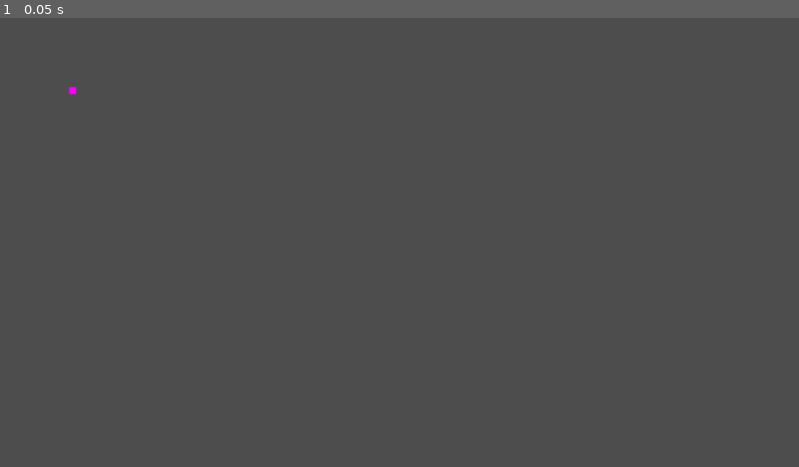
Above: before the commit, frame 1.
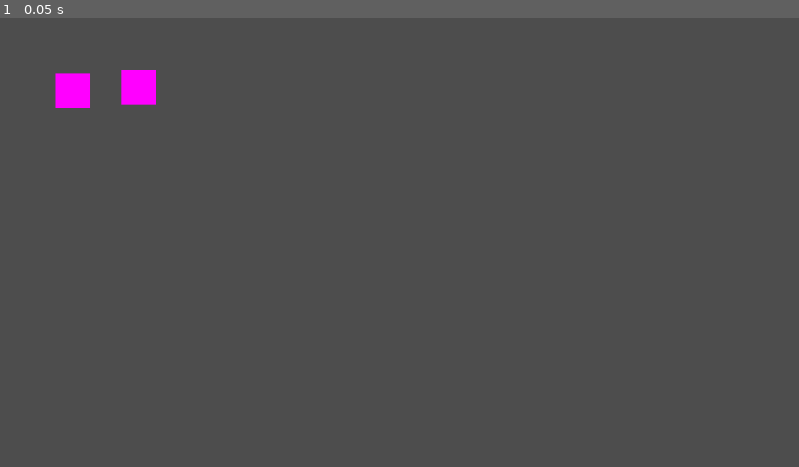
Above: after the commit, the same moment.

Repository: riioze/GameJamFevrier2024
Game: Godot game, scene res://scenes/main.tscn
The game is run twice, just before and just after one commit, with the same random seed, the same clock (stepped at 60 frames per second) and the same inputs.
Inputs:
- Up to frame 1 (0.05 s): no input

The runs differ from the first frame. In frame 1, 0.7% of the frame differs, in the area x 6-20%, y 11-21%.

Commit message:
hands colliding

Diff:
--- a/project.godot
+++ b/project.godot
@@ -37,6 +37,26 @@
 "events": [Object(InputEventJoypadMotion,"resource_local_to_scene":false,"resource_name":"","device":-1,"axis":1,"axis_value":1.0,"script":null)
 ]
 }
+MoveRightArmToLeft={
+"deadzone": 0.5,
+"events": [Object(InputEventJoypadMotion,"resource_local_to_scene":false,"resource_name":"","device":-1,"axis":2,"axis_value":-1.0,"script":null)
+]
+}
+MoveRightArmToRight={
+"deadzone": 0.5,
+"events": [Object(InputEventJoypadMotion,"resource_local_to_scene":false,"resource_name":"","device":-1,"axis":2,"axis_value":1.0,"script":null)
+]
+}
+MoveRightArmToTop={
+"deadzone": 0.5,
+"events": [Object(InputEventJoypadMotion,"resource_local_to_scene":false,"resource_name":"","device":-1,"axis":3,"axis_value":-1.0,"script":null)
+]
+}
+MoveRightArmToBottom={
+"deadzone": 0.5,
+"events": [Object(InputEventJoypadMotion,"resource_local_to_scene":false,"resource_name":"","device":-1,"axis":3,"axis_value":1.0,"script":null)
+]
+}
 
 [rendering]
 
--- a/scenes/main.tscn
+++ b/scenes/main.tscn
@@ -1,8 +1,9 @@
-[gd_scene load_steps=6 format=3 uid="uid://w6urfwl08wuc"]
+[gd_scene load_steps=7 format=3 uid="uid://w6urfwl08wuc"]
 
 [ext_resource type="PackedScene" uid="uid://bkjy1n2vkd507" path="res://scenes/object.tscn" id="1_vlfrj"]
 [ext_resource type="PackedScene" uid="uid://dewgpxn4sdq1a" path="res://scenes/arms.tscn" id="2_2nug3"]
-[ext_resource type="Script" path="res://scenes/arms/LeftArmScript.gd" id="3_t561l"]
+[ext_resource type="Script" path="res://scripts/arms/LeftHandRigidBody.gd" id="3_t561l"]
+[ext_resource type="Script" path="res://scripts/arms/RightHandRigidBody.gd" id="4_5vy6y"]
 
 [sub_resource type="PlaceholderTexture2D" id="PlaceholderTexture2D_yxqf0"]
 
@@ -16,23 +17,27 @@
 
 [node name="arms" parent="game" instance=ExtResource("2_2nug3")]
 
-[node name="LeftArmRigidBody" type="RigidBody2D" parent="game/arms"]
+[node name="LeftHandRigidBody" type="RigidBody2D" parent="game/arms" node_paths=PackedStringArray("OTHER_ARM")]
 mass = 10.0
 gravity_scale = 0.0
 script = ExtResource("3_t561l")
+OTHER_ARM = NodePath("../RIghtHandRigidBody")
 
-[node name="LeftArmCollisionShape" type="CollisionPolygon2D" parent="game/arms/LeftArmRigidBody"]
-polygon = PackedVector2Array(0, 0, 0, 10, 10, 10, 10, 0)
+[node name="LeftHandCollisionShape" type="CollisionPolygon2D" parent="game/arms/LeftHandRigidBody"]
+polygon = PackedVector2Array(0, 0, 0, 50, 50, 50, 50, 0)
 
-[node name="Sprite2D" type="Sprite2D" parent="game/arms/LeftArmRigidBody"]
+[node name="Sprite2D" type="Sprite2D" parent="game/arms/LeftHandRigidBody"]
 position = Vector2(5, 5)
-scale = Vector2(10, 10)
+scale = Vector2(50, 50)
 texture = SubResource("PlaceholderTexture2D_yxqf0")
 
-[node name="RIghtArmRigidBody" type="RigidBody2D" parent="game/arms"]
+[node name="RIghtHandRigidBody" type="RigidBody2D" parent="game/arms"]
+gravity_scale = 0.0
+script = ExtResource("4_5vy6y")
 
-[node name="RightArmCollisionShape" type="CollisionPolygon2D" parent="game/arms/RIghtArmRigidBody"]
-polygon = PackedVector2Array(0, 0, 10, 0, 10, 10, 10, 0)
+[node name="RightHandCollisionShape" type="CollisionPolygon2D" parent="game/arms/RIghtHandRigidBody"]
+polygon = PackedVector2Array(0, 0, 0, 50, 50, 50, 50, 0)
 
-[node name="Sprite2D" type="Sprite2D" parent="game/arms/RIghtArmRigidBody"]
+[node name="Sprite2D" type="Sprite2D" parent="game/arms/RIghtHandRigidBody"]
+scale = Vector2(50, 50)
 texture = SubResource("PlaceholderTexture2D_hc8sf")
--- a/scenes/arms/LeftArmScript.gd
+++ b/scripts/arms/LeftHandRigidBody.gd
@@ -13,7 +13,11 @@
 func _process(delta):
 	pass
 
-
+func _integrate_forces(state):
+	rotation_degrees = 0
 
 func _input(event):
 	set_linear_velocity(SPEED*Input.get_vector("MoveLeftArmToLeft","MoveLeftArmToRight","MoveLeftArmToTop","MoveLeftArmToBottom"))
+
+func _collide_other_arm(body):
+	print("collided")
--- /dev/null
+++ b/scripts/arms/RightHandRigidBody.gd
@@ -0,0 +1,20 @@
+extends RigidBody2D
+
+@export var SPEED : int = 100
+@export var STARTING_POS : Vector2 = Vector2(200,100)
+@export var OTHER_ARM : RigidBody2D
+
+# Called when the node enters the scene tree for the first time.
+func _ready():
+	position = STARTING_POS # Replace with function body.
+	set_linear_velocity(Vector2(0,0))
+
+# Called every frame. 'delta' is the elapsed time since the previous frame.
+func _process(delta):
+	pass
+
+func _integrate_forces(state):
+	rotation_degrees = 0
+
+func _input(event):
+	set_linear_velocity(SPEED*Input.get_vector("MoveRightArmToLeft","MoveRightArmToRight","MoveRightArmToTop","MoveRightArmToBottom"))
